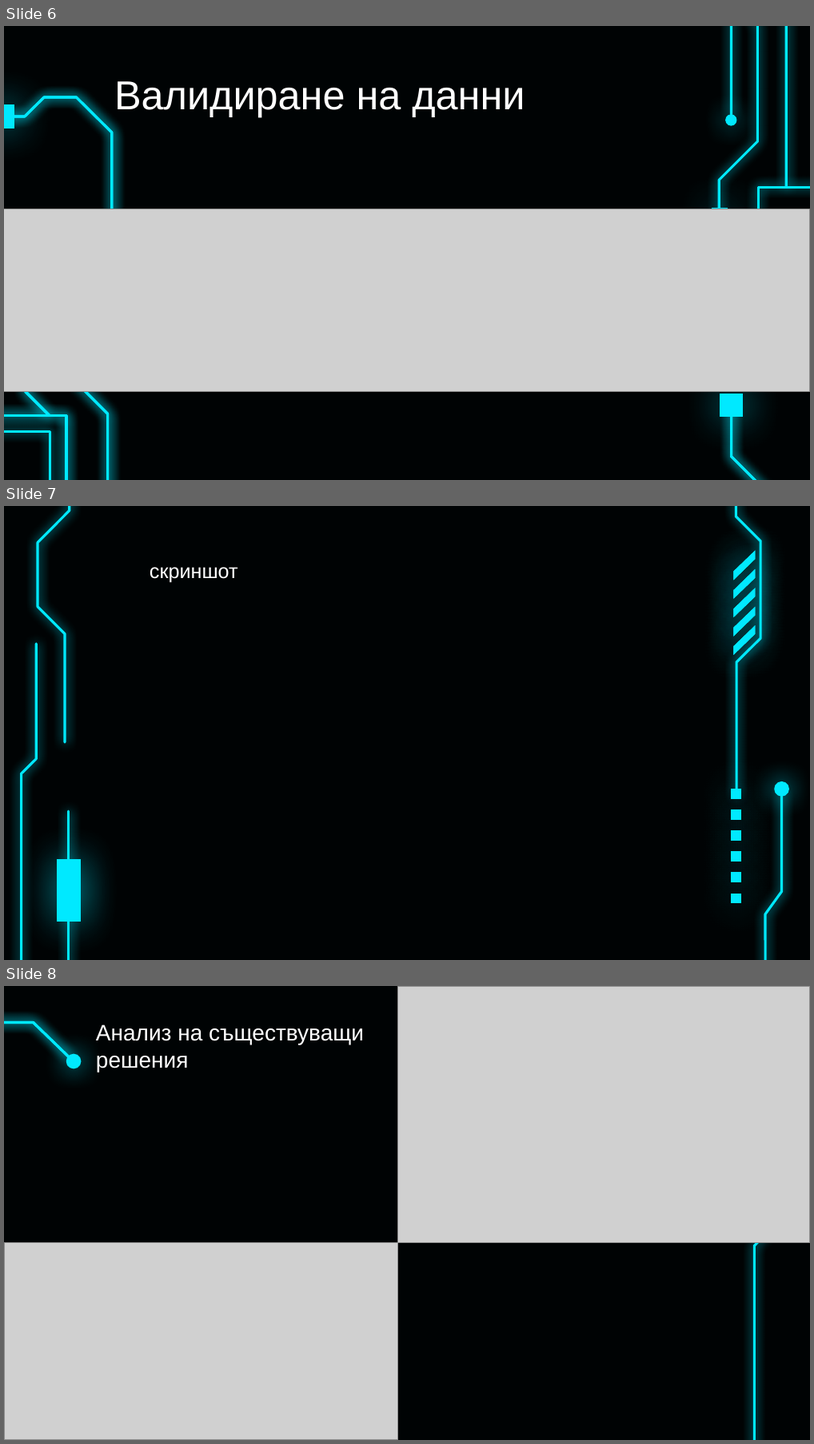
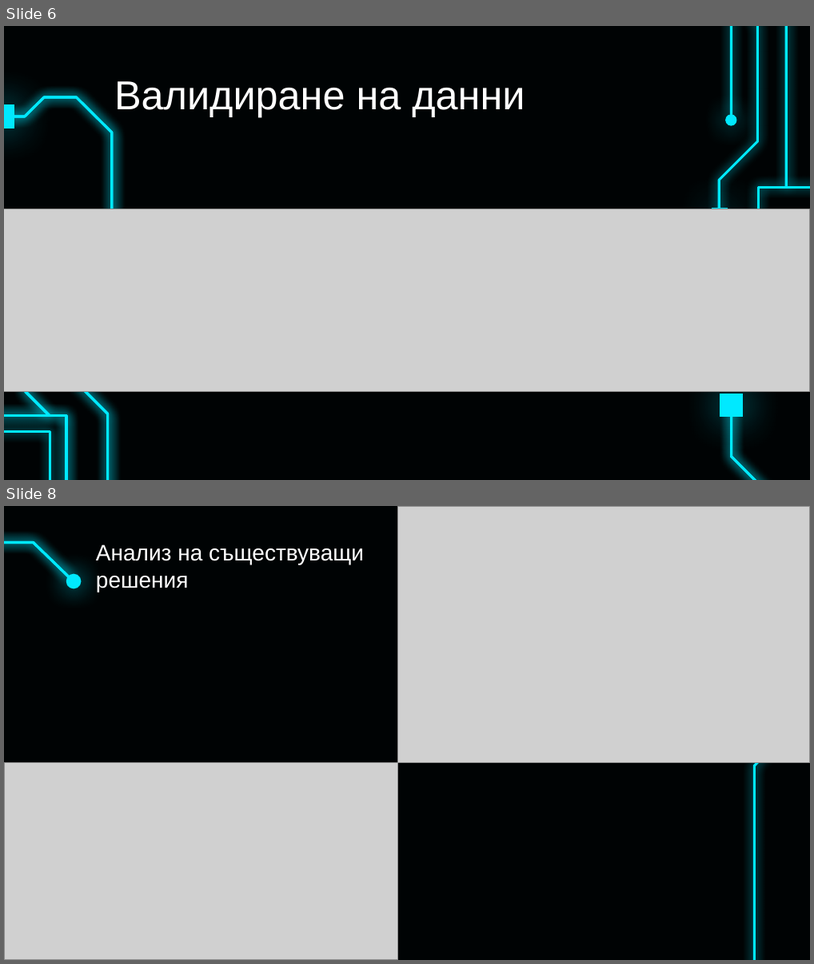
Before and after one commit to pgee-dzi2024/Theme_2503, a slide deck: dr/Защита- теория.pptx. Shown one above the other, each under a label of ours: slides 6, 7 and 8 before the commit, slides 6 and 8 after it; the slides between them are not shown. The pictures are 814x1444 and 814x964 pixels, drawn with LibreOffice and Linux fonts; fonts in the diff are those of the drawing; grey boxes stand for pictures. Boxes give left, top, right and bottom in pixels: in the first picture for what was removed or moved away, otherwise in the second. Text is boxed around its words. In the diff, an @@ line names an element or a change of style, - is before the commit and + after.

```diff
--- a/dr/Защита- теория.pptx
+++ b/dr/Защита- теория.pptx
@@ slide 7 removed at [4,506,810,960], background #000304 @@
@@ text removed at [150,567,238,583] @@
-скриншот
@@ freeform shape removed at [766,792,782,960] @@
@@ ellipse removed at [776,782,789,795] @@
@@ group removed at [731,506,810,904]: 17 freeform shapes @@
@@ group removed at [4,506,80,960]: 5 freeform shapes @@
```
Also in this commit, not shown: 1 slide changed, 3 slides added, 2 other slides removed, 1 other file.
